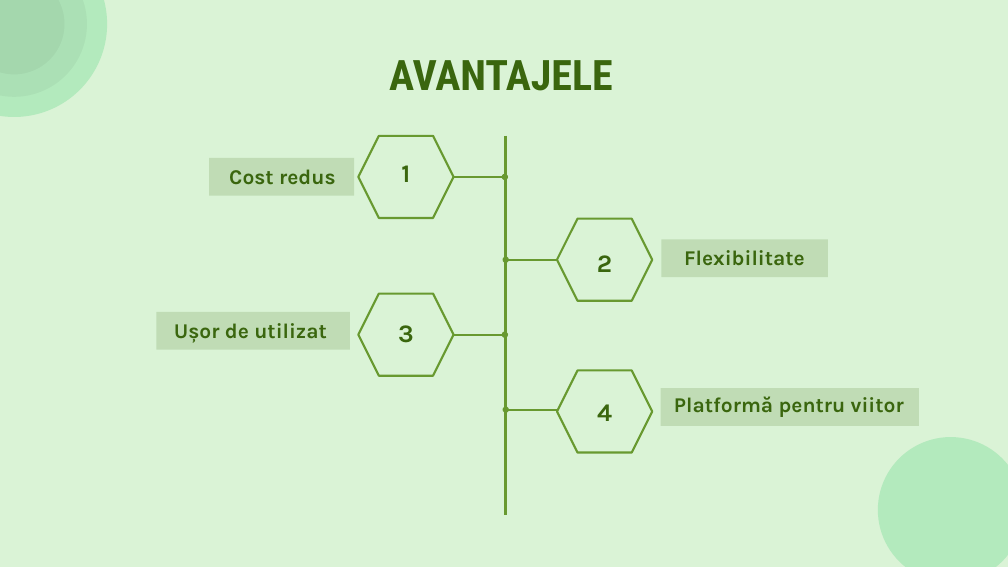
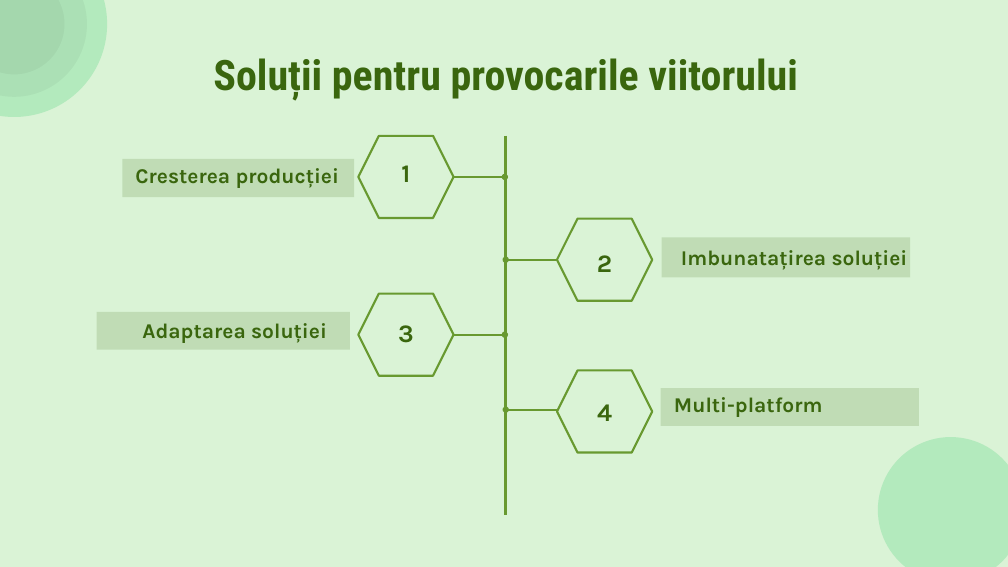
Before and after one commit to andrei-crisu/GreenGrowth_GROOT, a slide deck: slide 5 of Prezentare.pptx. Drawn at 1008x567 pixels with LibreOffice and Linux fonts; fonts in the diff are those of the drawing; background and template pictures are left out. Boxes give left, top, right and bottom in pixels: in the first picture for what was removed or moved away, otherwise in the second. Text is boxed around its words. In the diff, an @@ line names an element or a change of style, - is before the commit and + after.

```diff
--- a/Prezentare.pptx
+++ b/Prezentare.pptx
@@ title at box(213, 58, 798, 101): text changed @@
-AVANTAJELE
+Soluții pentru provocarile viitorului
@@ rectangle: place and size @@
-rectangle at box(209, 158, 355, 196)
+rectangle at box(123, 159, 354, 197)
@@ text at box(135, 168, 339, 188): text changed @@
-Cost redus
+Cresterea producției
@@ rectangle: place and size @@
-rectangle at box(662, 240, 828, 278)
+rectangle at box(662, 237, 910, 278)
@@ text at box(681, 250, 908, 270): text changed @@
-Flexibilitate
+Imbunatațirea soluției
@@ rectangle: place and size @@
-rectangle at box(157, 312, 350, 350)
+rectangle at box(97, 312, 350, 350)
@@ text at box(142, 323, 327, 343): text changed @@
-Ușor de utilizat
+Adaptarea soluției
@@ text at box(674, 397, 823, 417): text changed @@
-Platformă pentru viitor
+Multi-platform
```
Also in this commit, not shown: 2 other slides changed.
